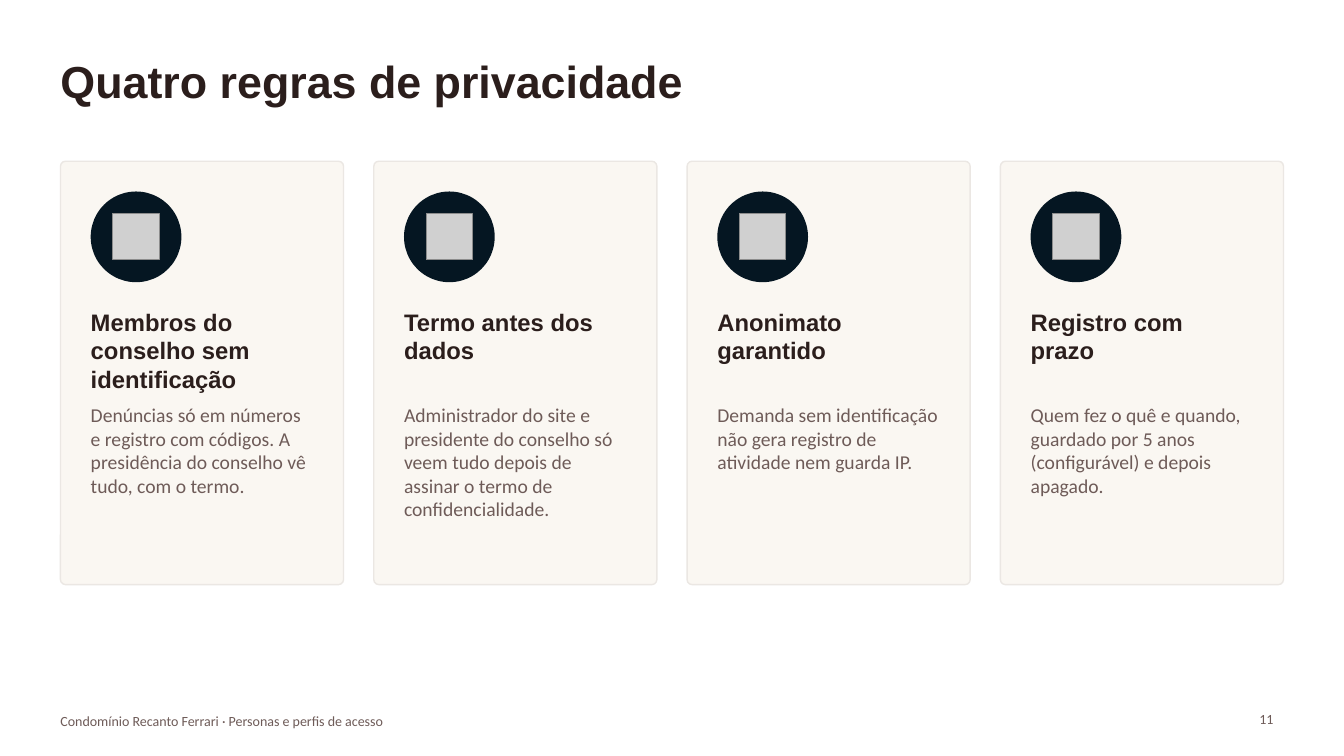
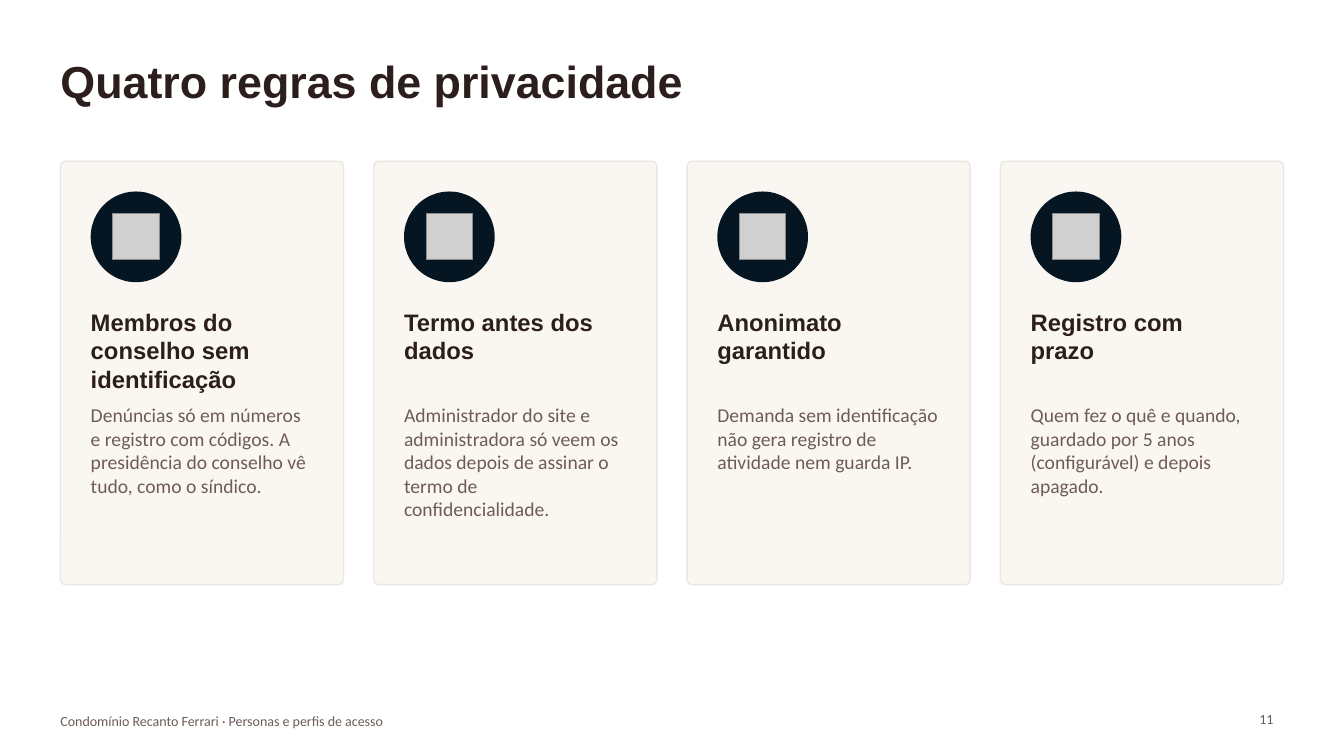
Before and after one commit to paulamuhlbach/recantoferrari, a slide deck: slide 11 of apresentacoes/Personas-e-perfis-de-acesso.pptx. Drawn at 1344x756 pixels with LibreOffice and Linux fonts; fonts in the diff are those of the drawing; grey boxes stand for pictures. Boxes give left, top, right and bottom in pixels: in the first picture for what was removed or moved away, otherwise in the second. Text is boxed around its words. In the diff, an @@ line names an element or a change of style, - is before the commit and + after.

```diff
--- a/apresentacoes/Personas-e-perfis-de-acesso.pptx
+++ b/apresentacoes/Personas-e-perfis-de-acesso.pptx
@@ text at [91, 408, 305, 495]: text changed @@
-Denúncias só em números e registro com códigos. A presidência do conselho vê tudo, com o termo.
+Denúncias só em números e registro com códigos. A presidência do conselho vê tudo, como o síndico.
@@ text at [404, 408, 618, 516]: text changed @@
-Administrador do site e presidente do conselho só veem tudo depois de assinar o termo de confidencialidade.
+Administrador do site e administradora só veem os dados depois de assinar o termo de confidencialidade.
```
Also in this commit, not shown: 6 other slides changed, 11 other files.
